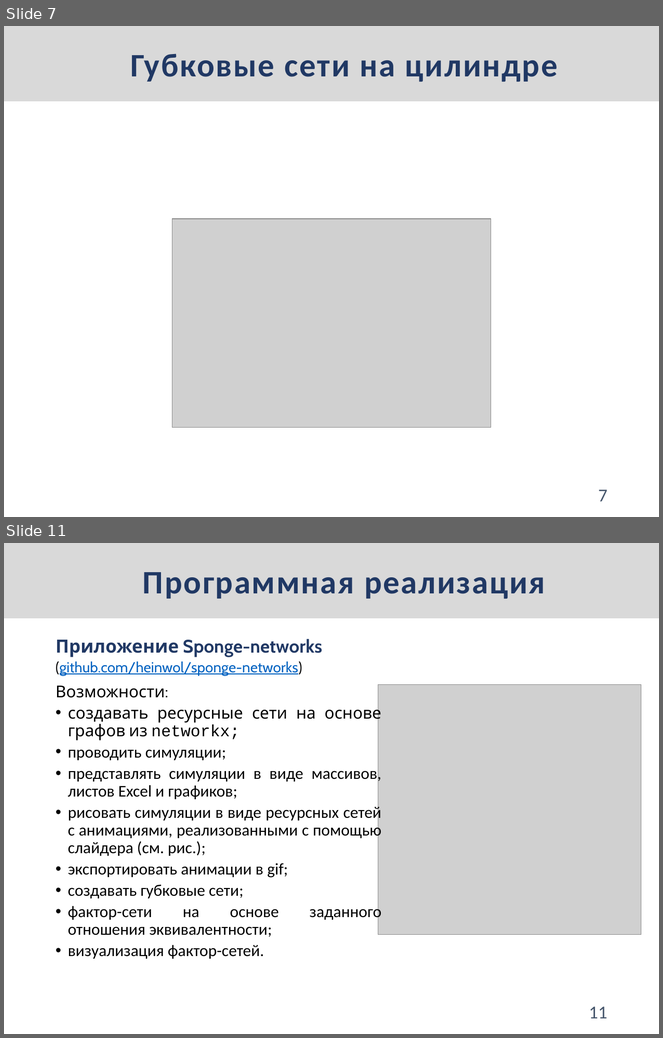
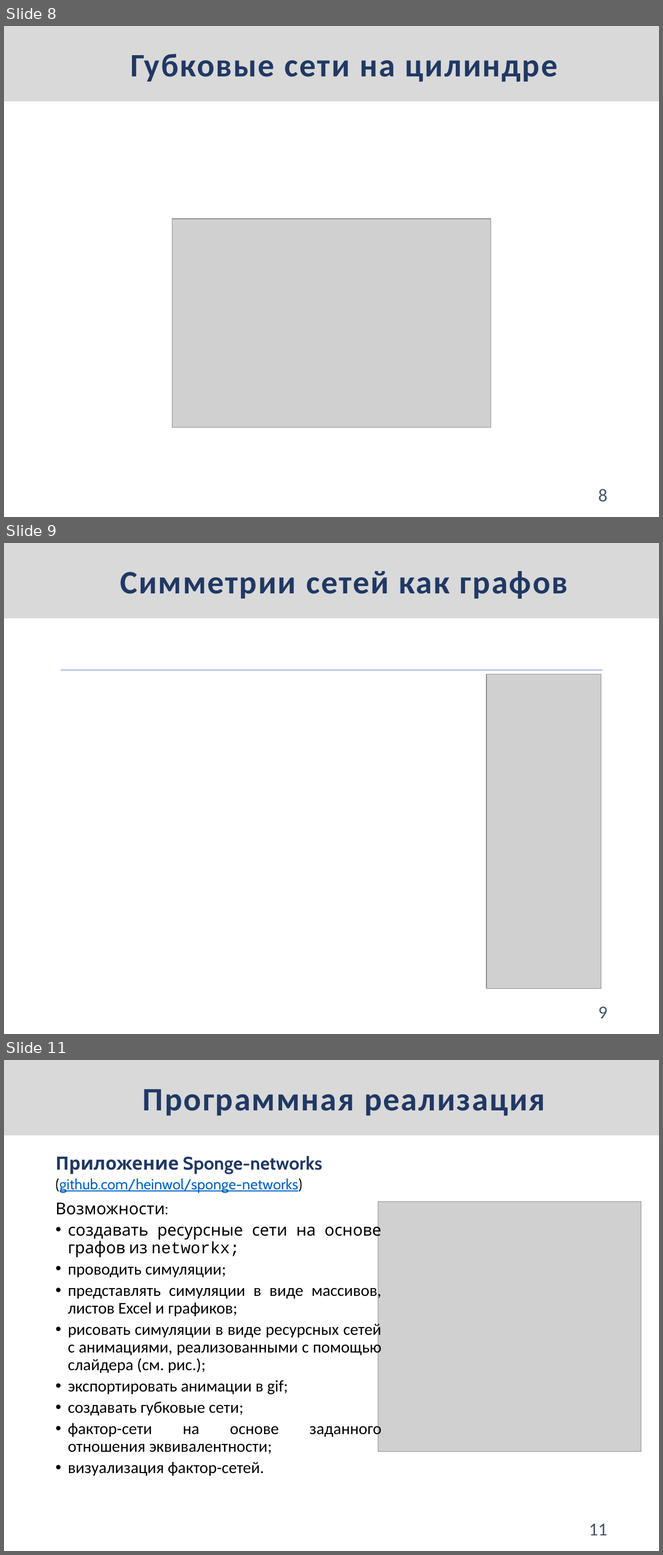
Before and after one commit to heinwol/master-thesis, a slide deck: presentation/Корешков НИР.pptx. Shown one above the other, each under a label of ours: slides 7 and 11 before the commit, slides 8, 9 and 11 after it; the slides between them are not shown. The pictures are 663x1038 and 663x1555 pixels, drawn with LibreOffice and Linux fonts; fonts in the diff are those of the drawing; grey boxes stand for pictures. Boxes give left, top, right and bottom in pixels: in the first picture for what was removed or moved away, otherwise in the second. Text is boxed around its words. In the diff, an @@ line names an element or a change of style, - is before the commit and + after.

```diff
--- a/presentation/Корешков НИР.pptx
+++ b/presentation/Корешков НИР.pptx
@@ slide 9 added at (4,543,659,1034), background #FFFFFF @@
@@ rectangle added at (4,543,659,618), fill #D9D9D9, 36 pt, text #203864, bold @@
+Симметрии сетей как графов
@@ line added from (61, 670) to (602, 670), #4472C4 0.5 pt @@
@@ picture added at (487,674,601,989) @@
@@ page number added at (598,1007,608,1019), 20 pt, text #44546A @@
+9
@@ what was slide 7 is now slide 8 @@
@@ page number at (598,489,608,502): text changed @@
-7
+8
```
Also in this commit, not shown: 3 slides changed, 5 other slides added, 2 slides removed, 1 other file.
